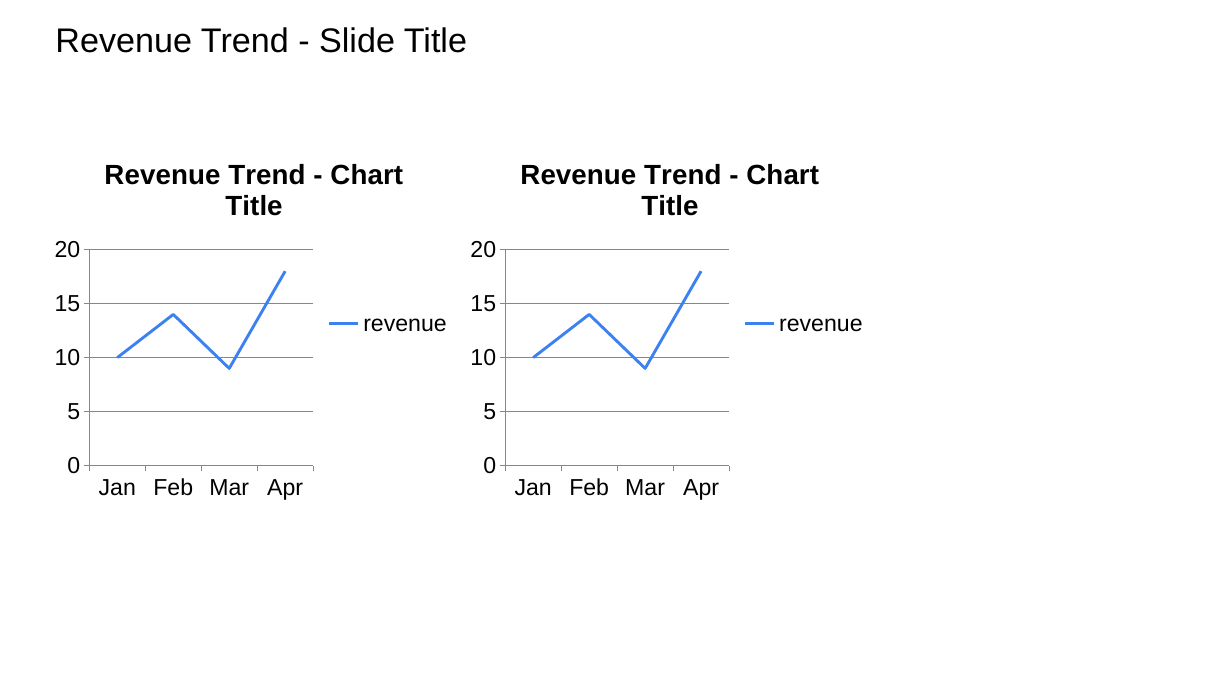
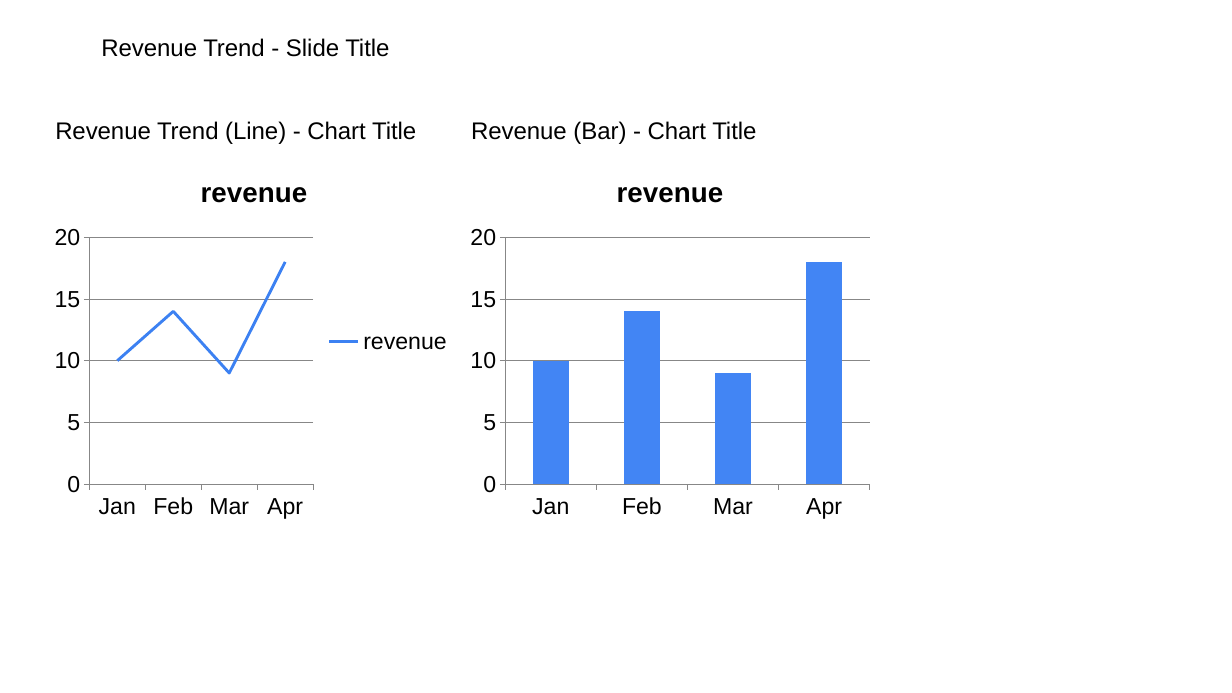
Before and after one commit to josephcobb111/deckbridge, a slide deck: slide 3 of notebooks/demo.pptx. Drawn at 1232x693 pixels with LibreOffice and Linux fonts; fonts in the diff are those of the drawing. Boxes give left, top, right and bottom in pixels: in the first picture for what was removed or moved away, otherwise in the second. Text is boxed around its words. In the diff, an @@ line names an element or a change of style, - is before the commit and + after.

Commit message:
chart titles as text boxes

```diff
--- a/notebooks/demo.pptx
+++ b/notebooks/demo.pptx
@@ text "Revenue Trend - Slide Title" moved from (x1=55, y1=27, x2=467, y2=53) to (x1=101, y1=38, x2=389, y2=57) @@
@@ text "Revenue Trend - Slide Title" at (x1=101, y1=38, x2=389, y2=57): size 26.7 to 18.7 pt @@
@@ text added at (x1=55, y1=121, x2=416, y2=144), 18.7 pt, text #000000 @@
+Revenue Trend (Line) - Chart Title
@@ text added at (x1=471, y1=121, x2=756, y2=144), 18.7 pt, text #000000 @@
+Revenue (Bar) - Chart Title
@@ line chart at (x1=46, y1=157, x2=462, y2=527) @@
@@ title "Revenue Trend - Chart Title" to "revenue" @@
@@ line chart moved from (x1=46, y1=139, x2=462, y2=508) to (x1=46, y1=157, x2=462, y2=527) @@
@@ column chart moved from (x1=462, y1=139, x2=878, y2=508) to (x1=462, y1=157, x2=878, y2=527) @@
@@ line chart at (x1=462, y1=157, x2=878, y2=527) @@
@@ line chart to column chart @@
@@ title "Revenue Trend - Chart Title" to "revenue" @@
@@ legend changed @@
```
Also in this commit, not shown: 1 other slide changed, 1 slide added, 10 other files.
